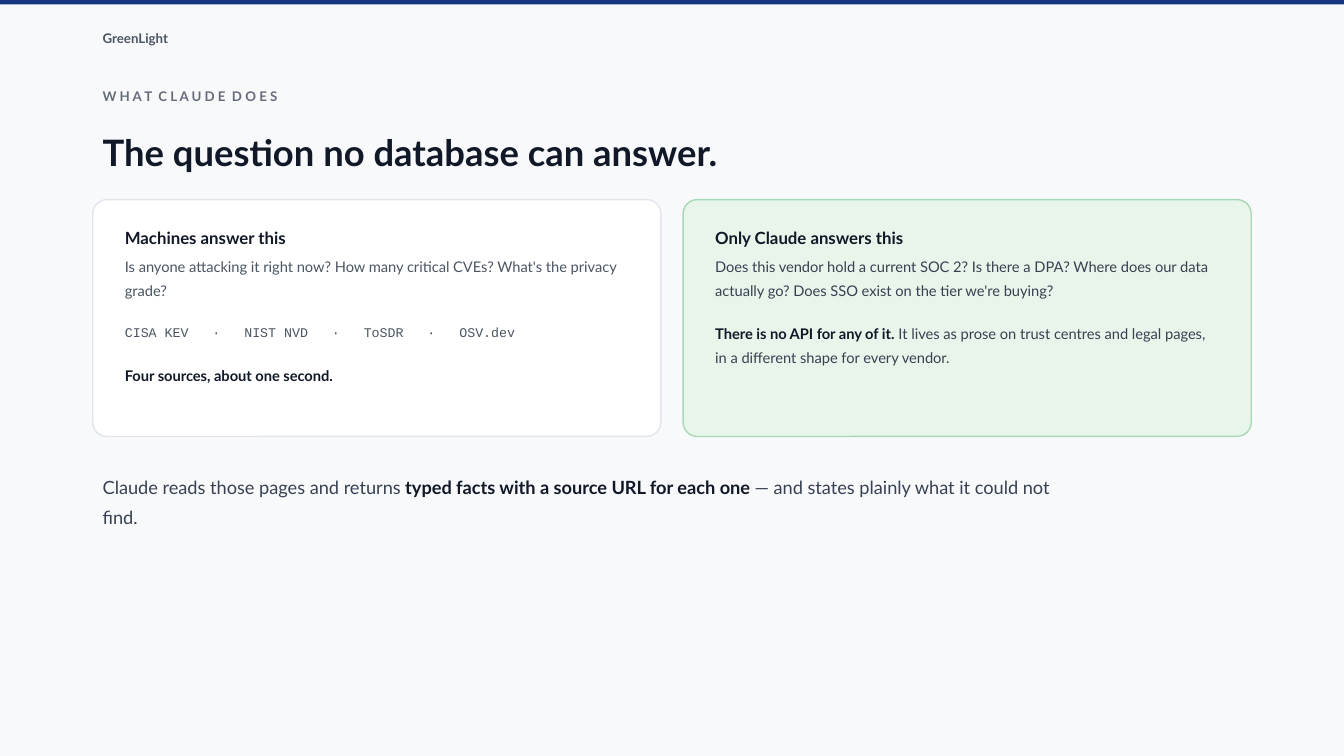
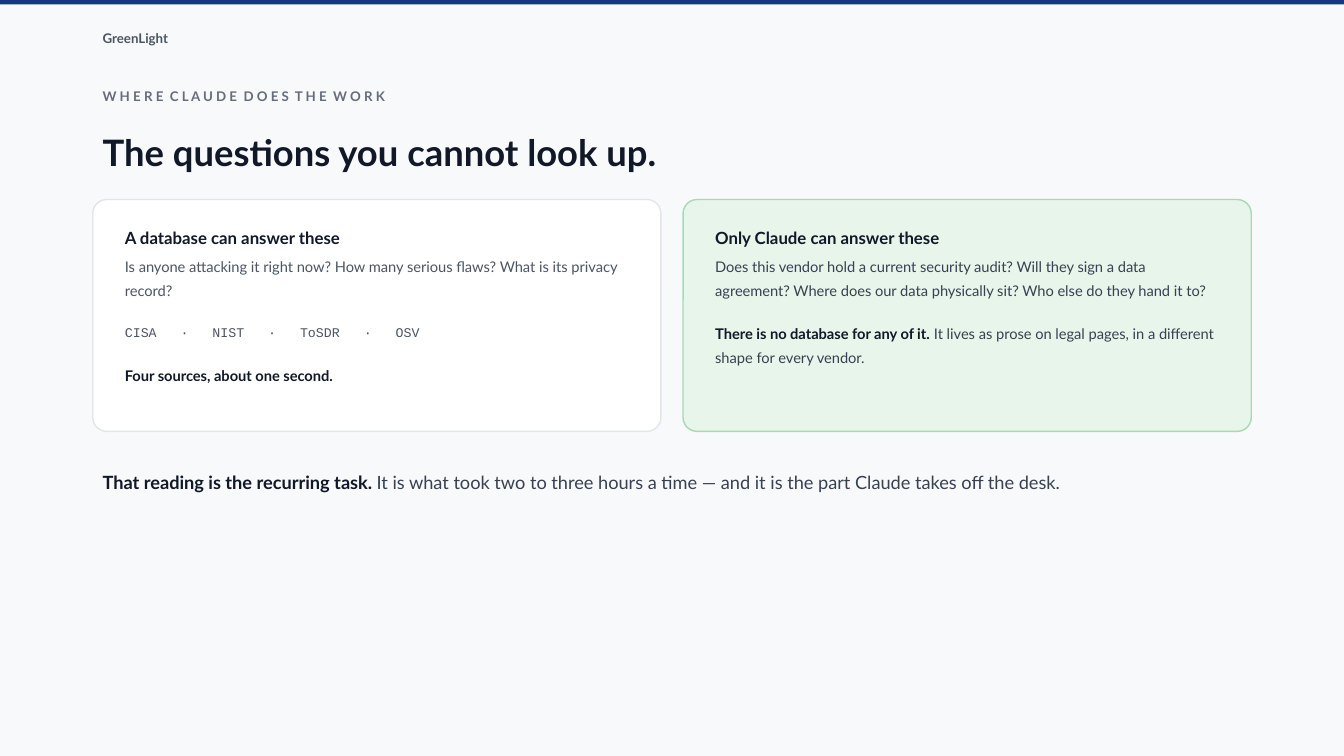
Before and after one commit to lakshitha-dev/greenlight, a slide deck: slide 6 of docs/greenlight-deck.pptx. Drawn at 1344x756 pixels with LibreOffice and Linux fonts; fonts in the diff are those of the drawing. Boxes give left, top, right and bottom in pixels: in the first picture for what was removed or moved away, otherwise in the second. Text is boxed around its words. In the diff, an @@ line names an element or a change of style, - is before the commit and + after.

```diff
--- a/docs/greenlight-deck.pptx
+++ b/docs/greenlight-deck.pptx
@@ text at [103,91,385,101]: text changed @@
-W H A T C L A U D E D O E S
+W H E R E C L A U D E D O E S T H E W O R K
@@ text at [103,139,656,172]: text changed @@
-The question no database can answer.
+The questions you cannot look up.
@@ rounded rectangle: place and size @@
-rounded rectangle at [93,200,661,437]
+rounded rectangle at [93,200,661,432]
@@ rounded rectangle: place and size @@
-rounded rectangle at [684,200,1252,437]
+rounded rectangle at [684,200,1252,432]
@@ text at [125,231,617,337]: text changed @@
-Machines answer this
-Is anyone attacking it right now? How many critical CVEs? What's the privacy grade?
-CISA KEV · NIST NVD · ToSDR · OSV.dev
+A database can answer these
+Is anyone attacking it right now? How many serious flaws? What is its privacy record?
+CISA · NIST · ToSDR · OSV
@@ text at [715,231,1214,366]: text changed @@
-Only Claude answers this
-Does this vendor hold a current SOC 2? Is there a DPA? Where does our data actually go? Does SSO exist on the tier we're buying?
-There is no API for any of it. It lives as prose on trust centres and legal pages, in a different shape for every vendor.
+Only Claude can answer these
+Does this vendor hold a current security audit? Will they sign a data agreement? Where does our data physically sit? Who else do they hand it to?
+There is no database for any of it. It lives as prose on legal pages, in a different shape for every vendor.
@@ text at [103,475,1060,493]: text changed @@
-Claude reads those pages and returns typed facts with a source URL for each one — and states plainly what it could not find.
+That reading is the recurring task. It is what took two to three hours a time — and it is the part Claude takes off the desk.
```
Also in this commit, not shown: 6 other slides changed, 5 slides added, 6 slides removed, 3 other files.
